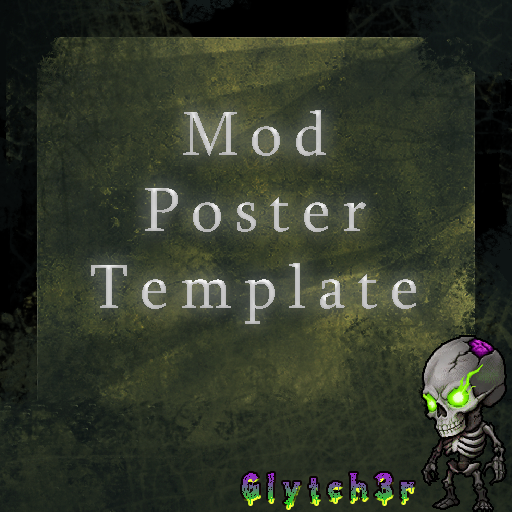
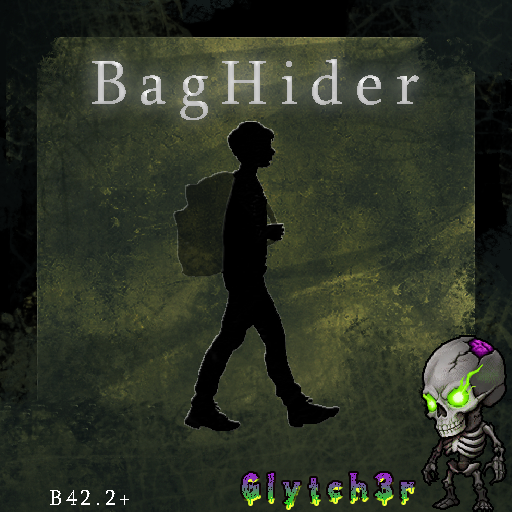
Layered file, before and after one edit (512x512). Changes by layer:
renamed "B42" to "B42.2+", showed it, painted on it over [50, 490, 129, 505]
added layer "Group 2" above "Layer 61" over [173, 121, 340, 431]
painted on "myMod" over [91, 59, 419, 324]